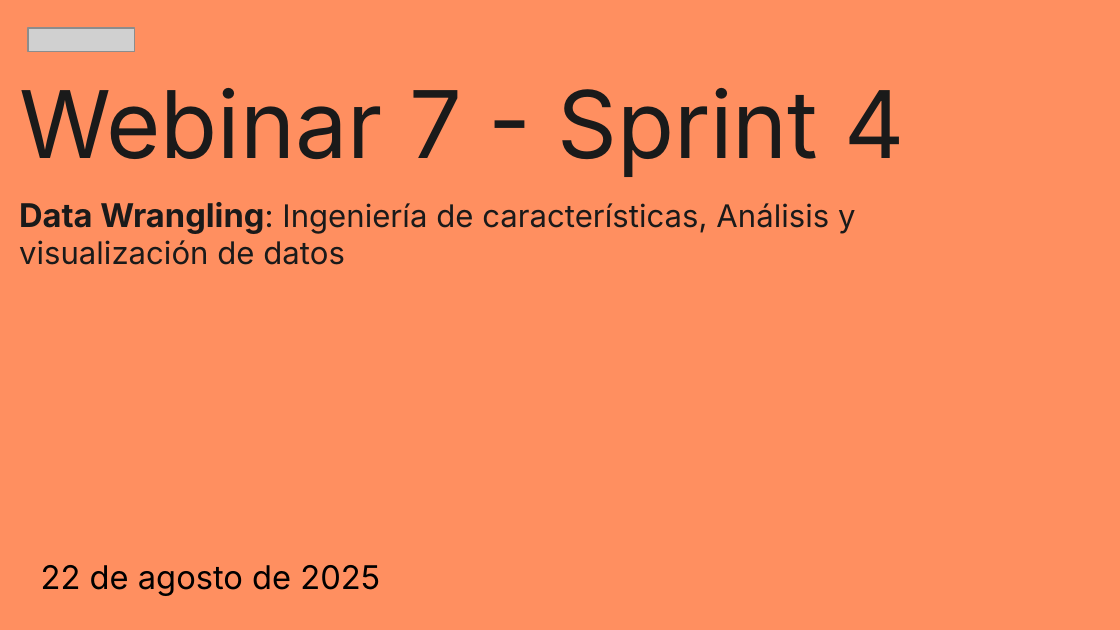
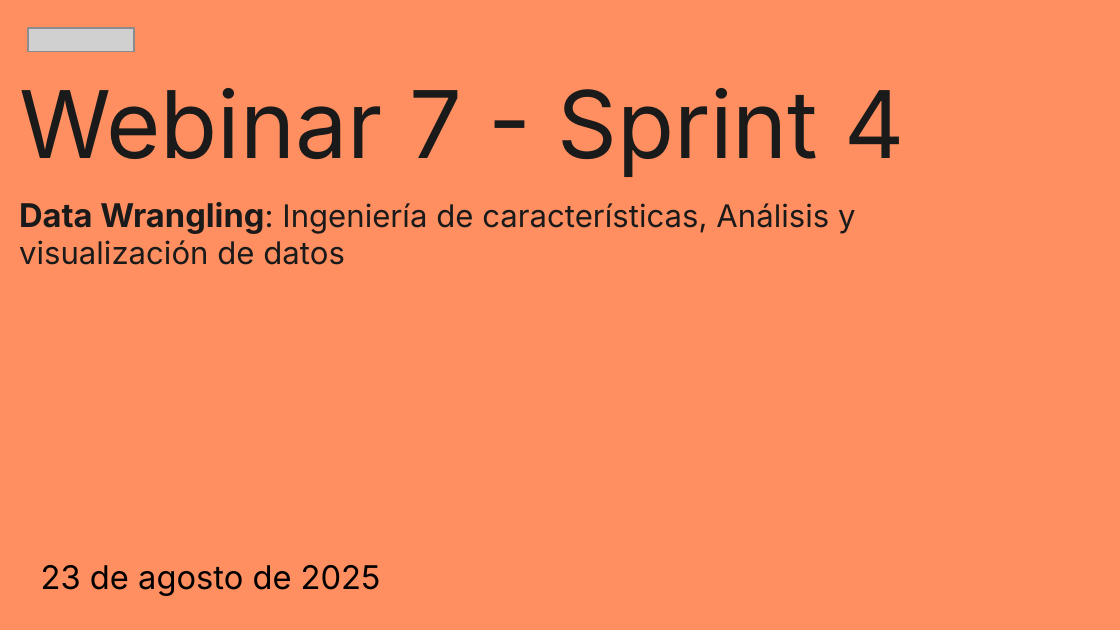
Before and after one commit to zyntonyson/bootcamp_ds_da, a slide deck: slide 1 of 04-data-wrangling/07-data-wrangling.pptx. Drawn at 1120x630 pixels with LibreOffice and Linux fonts; fonts in the diff are those of the drawing; grey boxes stand for pictures. Boxes give left, top, right and bottom in pixels: in the first picture for what was removed or moved away, otherwise in the second. Text is boxed around its words. In the diff, an @@ line names an element or a change of style, - is before the commit and + after.

```diff
--- a/04-data-wrangling/07-data-wrangling.pptx
+++ b/04-data-wrangling/07-data-wrangling.pptx
@@ text at bbox=[41, 565, 381, 596]: text changed @@
-22 de agosto de 2025
+23 de agosto de 2025
```
Also in this commit, not shown: 2 other slides changed, 5 other files.
